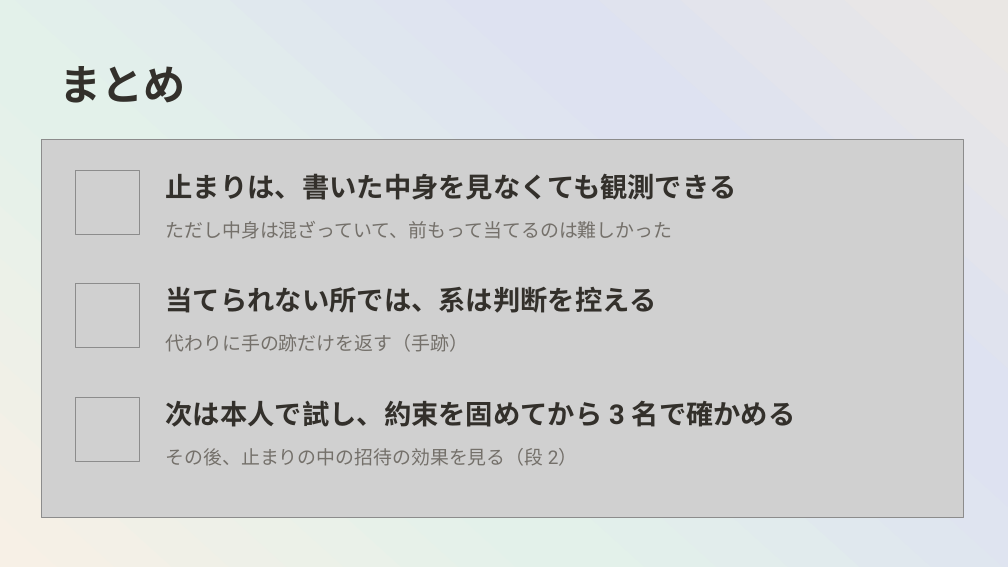
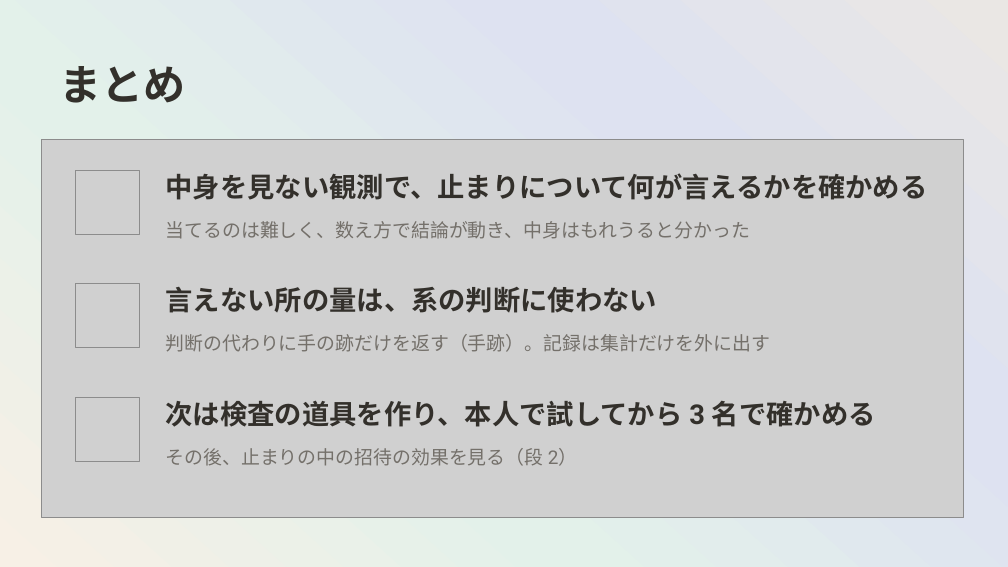
Before and after one commit to mikotomiura/GSE-prototype, a slide deck: slide 19 of docs/slides/project-overview/GSE_project_overview.pptx. Drawn at 1008x567 pixels with LibreOffice and Linux fonts; fonts in the diff are those of the drawing; grey boxes stand for pictures; background and template pictures are left out. Boxes give left, top, right and bottom in pixels: in the first picture for what was removed or moved away, otherwise in the second. Text is boxed around its words. In the diff, an @@ line names an element or a change of style, - is before the commit and + after.

```diff
--- a/docs/slides/project-overview/GSE_project_overview.pptx
+++ b/docs/slides/project-overview/GSE_project_overview.pptx
@@ text at [166, 173, 928, 200]: text changed @@
-止まりは、書いた中身を見なくても観測できる
+中身を見ない観測で、止まりについて何が言えるかを確かめる
@@ text at [166, 221, 751, 239]: text changed @@
-ただし中身は混ざっていて、前もって当てるのは難しかった
+当てるのは難しく、数え方で結論が動き、中身はもれうると分かった
@@ text at [166, 287, 658, 313]: text changed @@
-当てられない所では、系は判断を控える
+言えない所の量は、系の判断に使わない
@@ text at [166, 334, 771, 352]: text changed @@
-代わりに手の跡だけを返す（手跡）
+判断の代わりに手の跡だけを返す（手跡）。記録は集計だけを外に出す
@@ text at [166, 400, 876, 427]: text changed @@
-次は本人で試し、約束を固めてから 3 名で確かめる
+次は検査の道具を作り、本人で試してから 3 名で確かめる
```
Also in this commit, not shown: 5 other slides changed, 2 other files.
